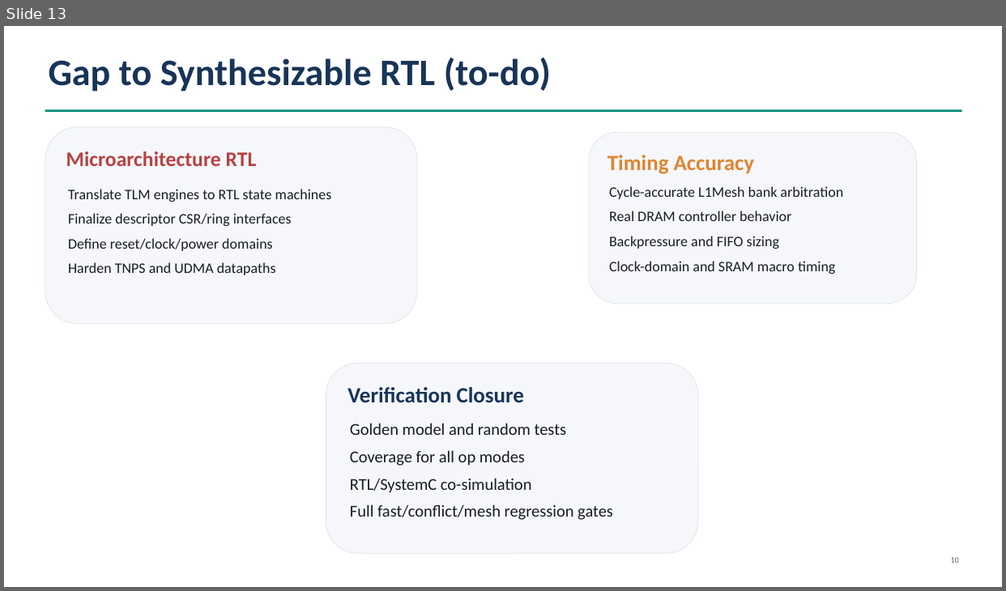
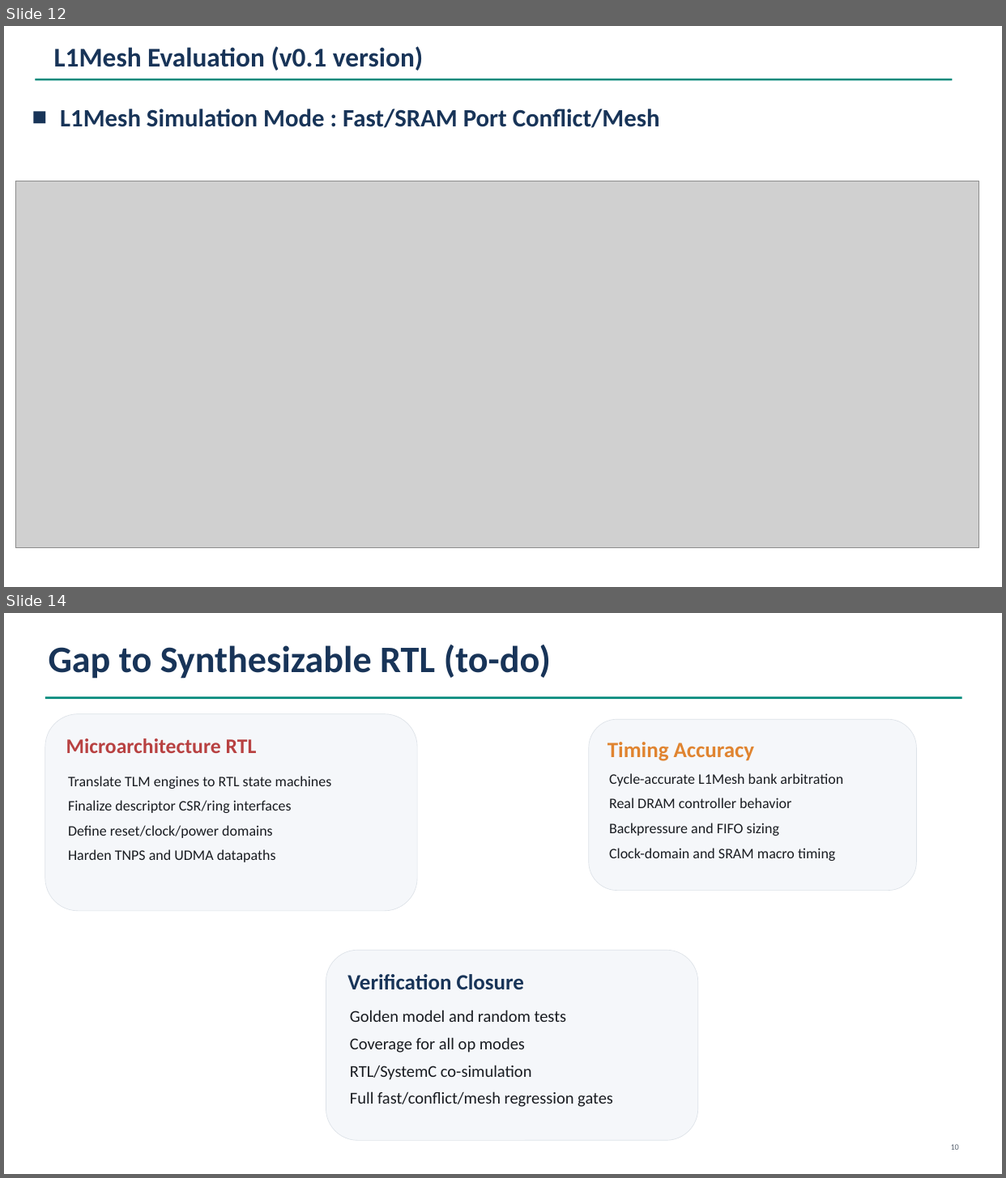
Before and after one commit to cclwylin/mdla7, a slide deck: reports/uArcSim Implementation by AI.pptx. Shown one above the other, each under a label of ours: slide 13 before the commit, slides 12 and 14 after it; the slides between them are not shown. The pictures are 1006x591 and 1006x1178 pixels, drawn with LibreOffice and Linux fonts; fonts in the diff are those of the drawing; grey boxes stand for pictures. Boxes give left, top, right and bottom in pixels: in the first picture for what was removed or moved away, otherwise in the second. Text is boxed around its words. In the diff, an @@ line names an element or a change of style, - is before the commit and + after.

```diff
--- a/reports/uArcSim Implementation by AI.pptx
+++ b/reports/uArcSim Implementation by AI.pptx
@@ slide 12 added at box(4, 26, 1002, 587), background #FFFFFF @@
@@ title added at box(54, 46, 423, 71), 26 pt, text #183458, bold @@
+L1Mesh Evaluation (v0.1 version)
@@ rectangle added at box(36, 79, 953, 80), fill #00897B @@
@@ text added at box(60, 109, 660, 128), 24 pt, text #183458, bold @@
+■ L1Mesh Simulation Mode : Fast/SRAM Port Conflict/Mesh
@@ picture added at box(15, 181, 978, 548) @@
@@ what was slide 13 is now slide 14 @@
```
Also in this commit, not shown: 7 slides changed, 1 other slide added, 1 slide removed, 3 other files.
